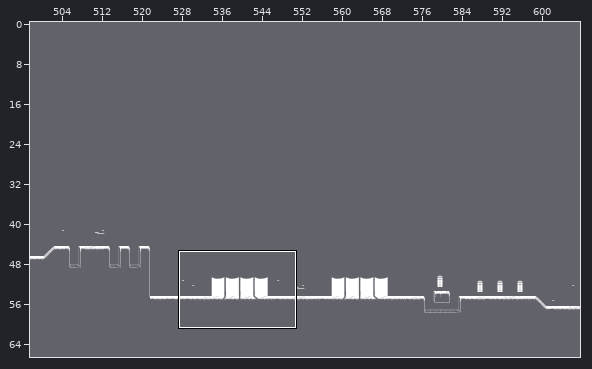
Tiled map (JSON), stored at src/scenes/tilemaps/level02.json. Above, an overview of the earlier version with the close-up marked.
Close-up. Before the edit:
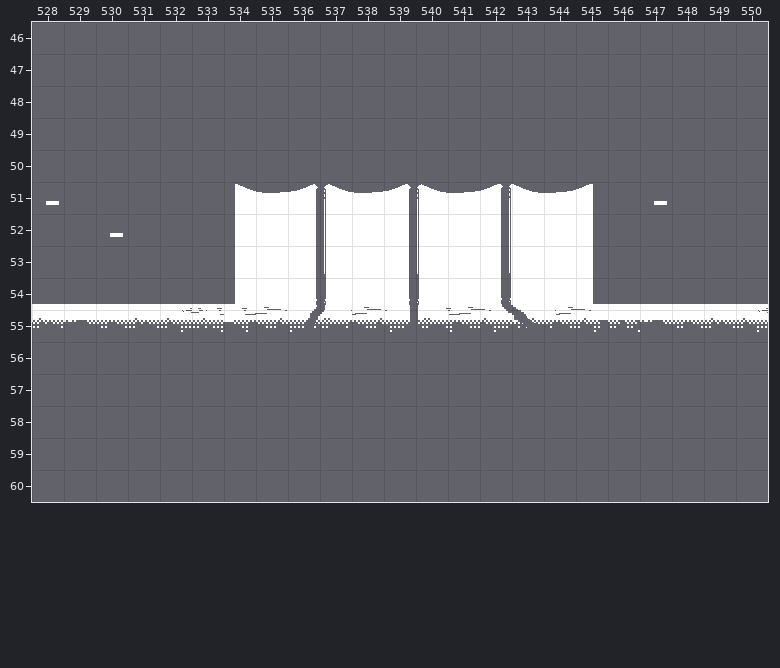
Cells are 32x32 px. Shown: x 528..550, y 46..60. The commit also changed other parts of the map, which this record leaves out.
Now the later version:
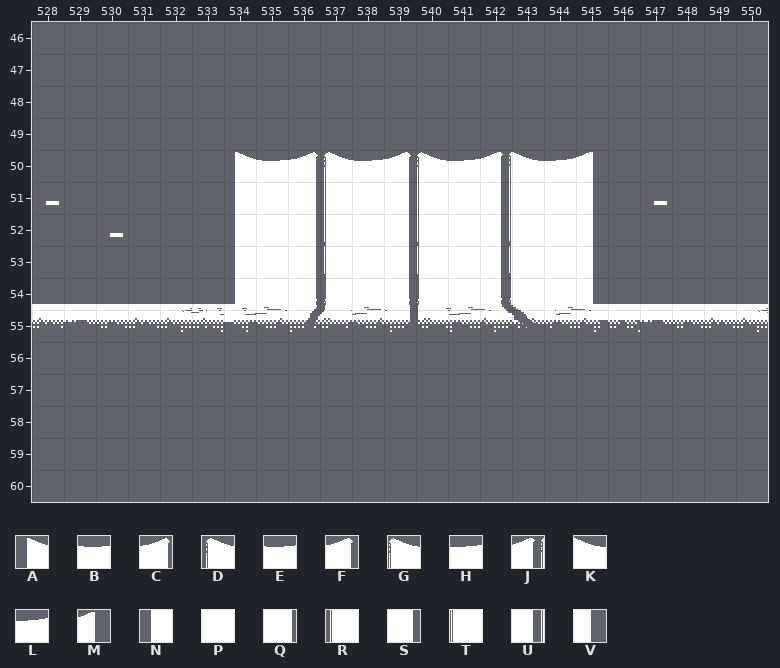
Key: from "tileset-level02": A 72, B 73, C 74, D 75, E 76, F 77, G 78, H 79, J 80, K 81, L 82, M 83, N 96, P 97, Q 98, R 99, S 101, T 102, U 104, V 107.
_ is an empty cell.
Tiles of an added or newly shown layer are drawn over the layers below it.
From old to new:
Layer "Camada de Tiles 1" (removed):
y 51: x 534..545 ABCDEFGHJKLM -> ____________
Layer "cenario" (added):
y 50: x 534..545 ____________ -> ABCDEFGHJKLM
y 51: x 534..545 ____________ -> NPQRPSTPUPPV
Where, in picture pixels (left, top, right, bottom), the same in both close-ups:
changed: (235, 152, 593, 199)
